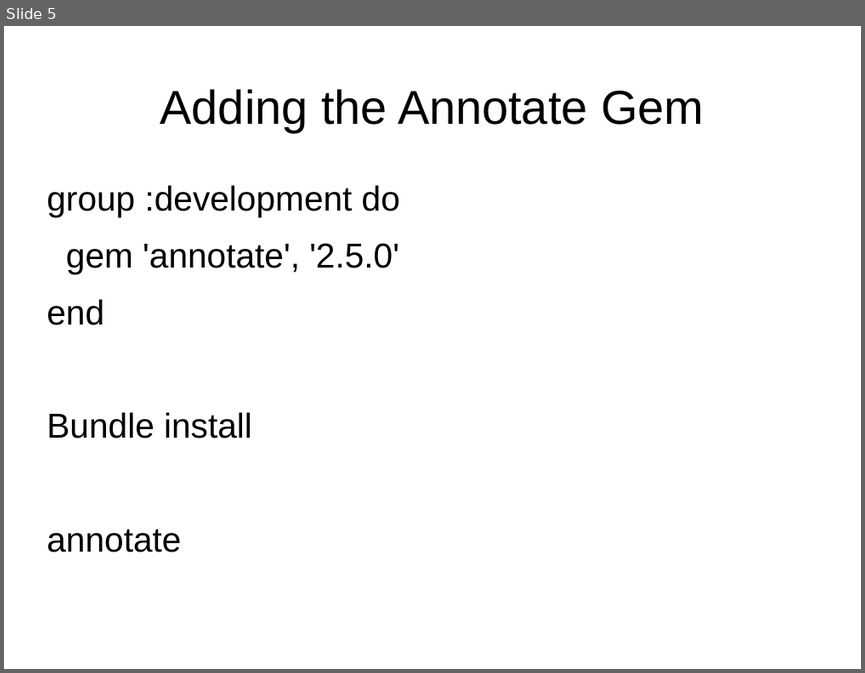
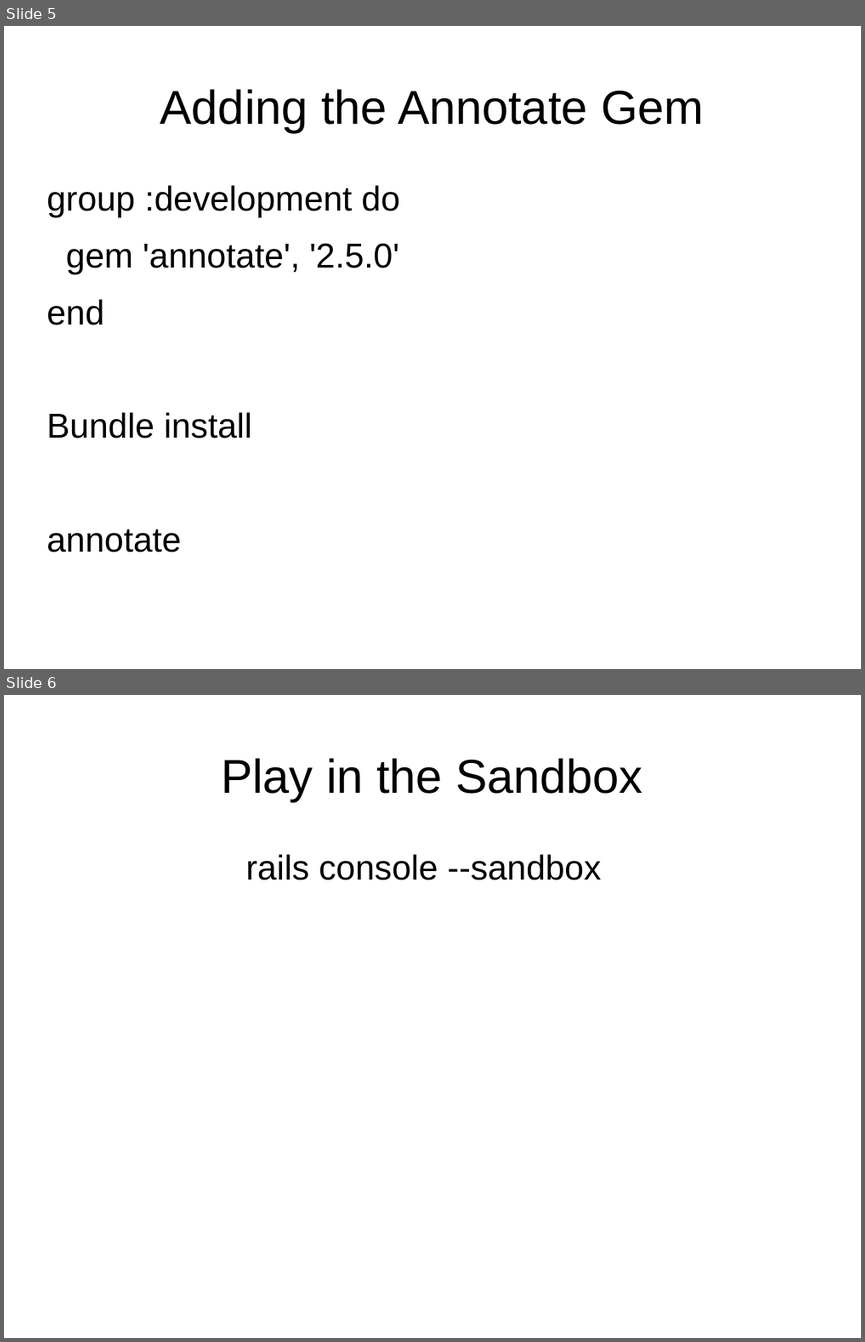
Before and after one commit to EmeraldCityProgrammingGroup/presentations-2013, a slide deck: ModelingUsers.odp. Shown one above the other, each under a label of ours: slide 5 before the commit, slides 5 and 6 after it. The pictures are 865x673 and 865x1342 pixels, drawn with LibreOffice and Linux fonts; fonts in the diff are those of the drawing. Boxes give left, top, right and bottom in pixels: in the first picture for what was removed or moved away, otherwise in the second. Text is boxed around its words. In the diff, an @@ line names an element or a change of style, - is before the commit and + after.

```diff
--- a/ModelingUsers.odp
+++ b/ModelingUsers.odp
@@ slide 6 added at [4, 695, 861, 1338], background #FFFFFF @@
@@ title added at [221, 758, 642, 801], 44 pt, text #000000 @@
+Play in the Sandbox
@@ text added at [246, 854, 602, 880], 32 pt, text #000000 @@
+rails console --sandbox
```
Also in this commit, not shown: 13 other slides added.
